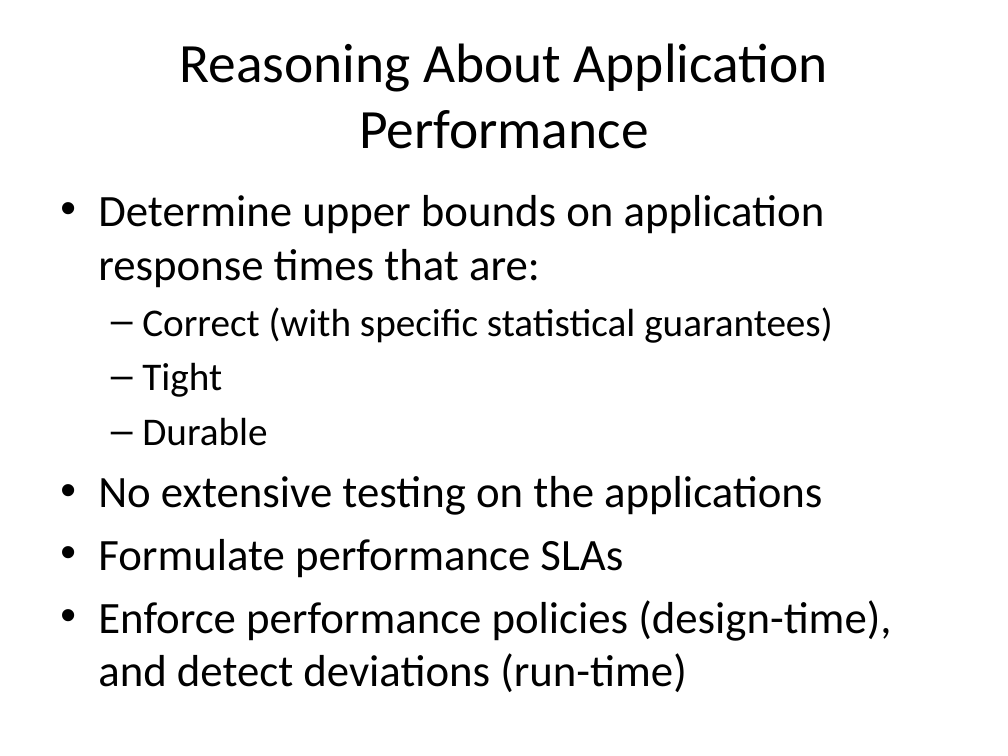
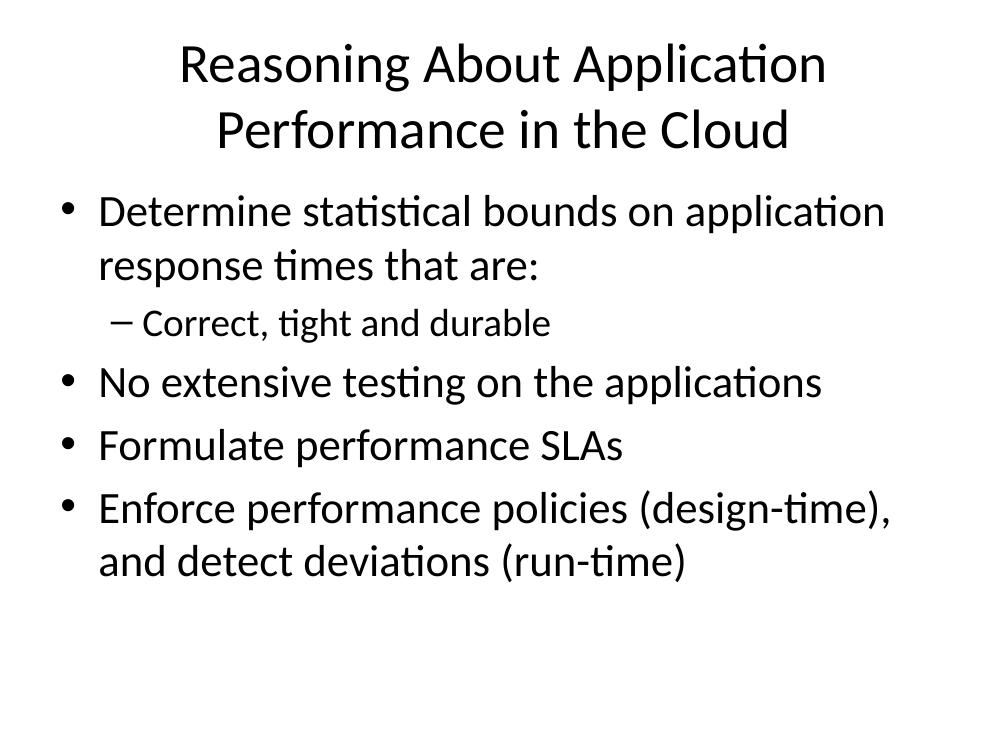
Before and after one commit to Dithn/eager-appscale, a slide deck: slide 24 of Eager/elk-experiment/appserver/system_design.pptx (slide 28 before the commit). Drawn at 1008x756 pixels with LibreOffice and Linux fonts; fonts in the diff are those of the drawing. Boxes give left, top, right and bottom in pixels: in the first picture for what was removed or moved away, otherwise in the second. Text is boxed around its words. In the diff, an @@ line names an element or a change of style, - is before the commit and + after.

```diff
--- a/Eager/elk-experiment/appserver/system_design.pptx
+++ b/Eager/elk-experiment/appserver/system_design.pptx
@@ title at (180, 43, 828, 149): text changed @@
-Reasoning About Application Performance
+Reasoning About Application Performance in the Cloud
@@ text at (98, 195, 886, 343): text changed @@
-• Determine upper bounds on application response times that are:
-  – Correct (with specific statistical guarantees)
-  – Tight
-  – Durable
+• Determine statistical bounds on application response times that are:
+  – Correct, tight and durable
```
Also in this commit, not shown: 7 other slides changed, 2 slides added, 1 slide removed.
